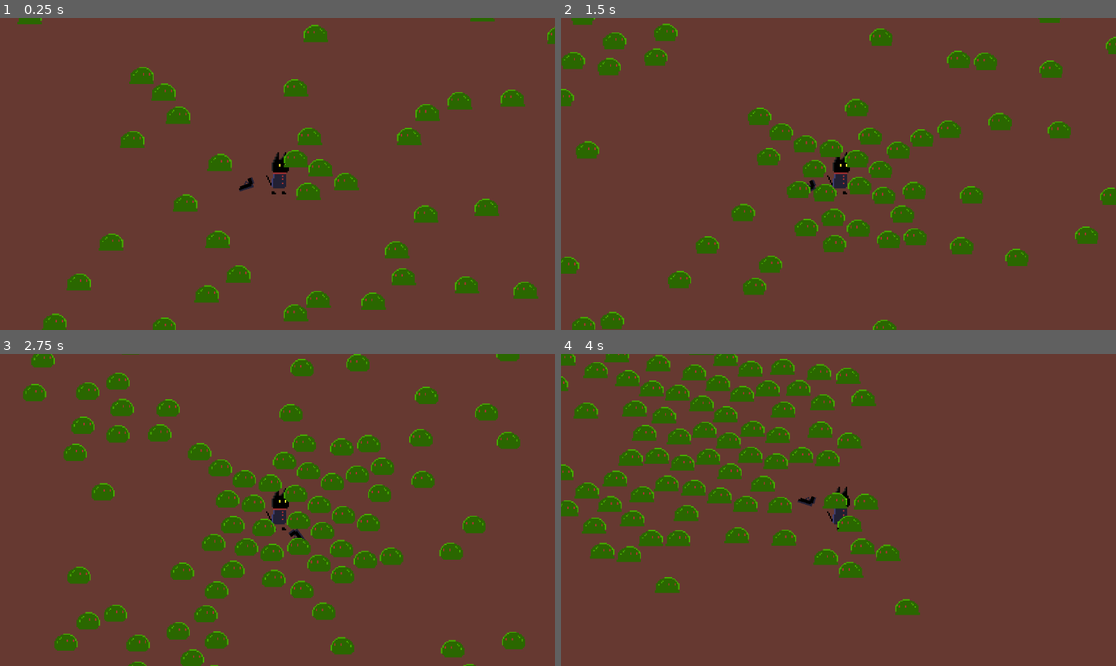
Above: before the commit, frames 1-4 (two rows, left to right).
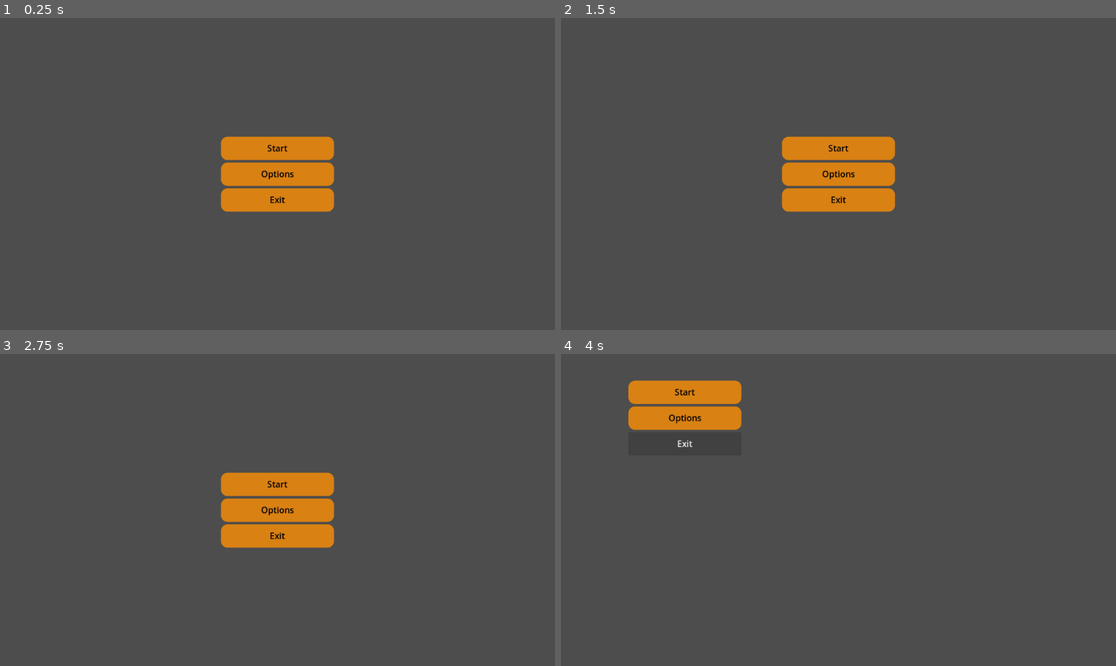
Above: after the commit, the same moments.

Repository: Neko-Lily/gamejam-game2
Game: Godot game, scene res://main.tscn
Same seed, same stepped clock (60 frames per second), same inputs: the game is played once before the commit and once after it.
Inputs (mouse positions are in pixels of both pictures, inside the frame that each line leads up to):
- Up to frame 1 (0.25 s): no input
- Up to frame 2 (1.5 s): click (838, 174) at 0.5 s, where only the run after the commit has a clickable "Options"; click (838, 149) at 1.25 s, where only the run after the commit has a clickable "Start"
- Up to frame 3 (2.75 s): click (277, 485) at 2 s, where only the run after the commit has a clickable "Start"
- Up to frame 4 (4 s): tap Enter at 2.75 s; move the mouse to (960, 494) at 2.77 s; hold D (move_right) 2.78-3.53 s; click (960, 494) at 2.92 s; move the mouse to (727, 525) at 3.52 s; hold S (move_down) from 3.53 s (still down)

The runs differ from the first frame. In frame 1, 100% of the frame differs, in the area x 0-100%, y 0-100%; in frame 2, 100%; in frame 3, 100%; in frame 4, 100%.

Commit message:
adding UI

Diff:
--- a/godot-wild-jam-84/main.tscn
+++ b/godot-wild-jam-84/main.tscn
@@ -1,13 +1,15 @@
-[gd_scene load_steps=5 format=3 uid="uid://bur7461y78m75"]
+[gd_scene load_steps=6 format=3 uid="uid://bur7461y78m75"]
 
 [ext_resource type="PackedScene" uid="uid://o72nobllxw1f" path="res://level/scene/level.tscn" id="1_ig7tw"]
 [ext_resource type="PackedScene" uid="uid://bkhfiskncyhjd" path="res://entities/player/scene/player.tscn" id="2_0xm2m"]
 [ext_resource type="PackedScene" uid="uid://dlfa7fhl8msim" path="res://entities/enemies/slime/scene/slime.tscn" id="3_h2yge"]
 [ext_resource type="Script" uid="uid://cfp2wmp7qrn0i" path="res://spawnhandler.gd" id="4_1bvp3"]
+[ext_resource type="PackedScene" uid="uid://clnsgfu37rcul" path="res://menu/main_menu.tscn" id="5_lquwl"]
 
 [node name="Main" type="Node2D"]
 
 [node name="Level" parent="." instance=ExtResource("1_ig7tw")]
+visible = false
 scale = Vector2(1.5, 2)
 
 [node name="player" parent="Level" instance=ExtResource("2_0xm2m")]
@@ -24,7 +26,10 @@
 limit_smoothed = true
 editor_draw_limits = true
 
-[node name="Node2D" type="Node2D" parent="."]
-position = Vector2(0, -7.62939e-06)
+[node name="Node2D" type="Node2D" parent="Level"]
+position = Vector2(0, -3.81469e-06)
+scale = Vector2(0.666667, 0.5)
 script = ExtResource("4_1bvp3")
 slime_enemy = ExtResource("3_h2yge")
+
+[node name="MainMenu" parent="." instance=ExtResource("5_lquwl")]
--- /dev/null
+++ b/godot-wild-jam-84/menu/main_menu.gd
@@ -0,0 +1,16 @@
+extends Control
+@onready var level = $"../Level"
+@onready var main_menu = $"."
+
+
+func _on_start_pressed():
+	get_tree().change_scene_to_file("res://main.tscn")
+	main_menu.visible = false
+	level.visible = true
+
+func _on_option_pressed():
+	pass # Replace with function body.
+
+
+func _on_exit_pressed():
+	get_tree().quit()
--- /dev/null
+++ b/godot-wild-jam-84/menu/main_menu.tscn
@@ -0,0 +1,62 @@
+[gd_scene load_steps=3 format=3 uid="uid://clnsgfu37rcul"]
+
+[ext_resource type="Script" uid="uid://dtqinacpa10i4" path="res://menu/main_menu.gd" id="1_chmv6"]
+
+[sub_resource type="StyleBoxFlat" id="StyleBoxFlat_f5okj"]
+bg_color = Color(0.849097, 0.506855, 0.074377, 1)
+corner_radius_top_left = 16
+corner_radius_top_right = 16
+corner_radius_bottom_right = 16
+corner_radius_bottom_left = 16
+
+[node name="MainMenu" type="Control"]
+layout_mode = 3
+anchors_preset = 15
+anchor_right = 1.0
+anchor_bottom = 1.0
+grow_horizontal = 2
+grow_vertical = 2
+script = ExtResource("1_chmv6")
+
+[node name="VBoxContainer" type="VBoxContainer" parent="."]
+layout_mode = 1
+anchors_preset = 8
+anchor_left = 0.5
+anchor_top = 0.5
+anchor_right = 0.5
+anchor_bottom = 0.5
+offset_left = -138.0
+offset_top = -91.5
+offset_right = 138.0
+offset_bottom = 91.5
+grow_horizontal = 2
+grow_vertical = 2
+theme_override_constants/separation = 6
+
+[node name="Start" type="Button" parent="VBoxContainer"]
+layout_mode = 2
+size_flags_vertical = 3
+theme_override_colors/font_color = Color(0, 0, 0, 1)
+theme_override_font_sizes/font_size = 21
+theme_override_styles/normal = SubResource("StyleBoxFlat_f5okj")
+text = "Start"
+
+[node name="Option" type="Button" parent="VBoxContainer"]
+layout_mode = 2
+size_flags_vertical = 3
+theme_override_colors/font_color = Color(0, 0, 0, 1)
+theme_override_font_sizes/font_size = 21
+theme_override_styles/normal = SubResource("StyleBoxFlat_f5okj")
+text = "Options"
+
+[node name="Exit" type="Button" parent="VBoxContainer"]
+layout_mode = 2
+size_flags_vertical = 3
+theme_override_colors/font_color = Color(0, 0, 0, 1)
+theme_override_font_sizes/font_size = 21
+theme_override_styles/normal = SubResource("StyleBoxFlat_f5okj")
+text = "Exit"
+
+[connection signal="pressed" from="VBoxContainer/Start" to="." method="_on_start_pressed"]
+[connection signal="pressed" from="VBoxContainer/Option" to="." method="_on_option_pressed"]
+[connection signal="pressed" from="VBoxContainer/Exit" to="." method="_on_exit_pressed"]
Not shown, added: godot-wild-jam-84/menu/main_menu.gd.uid
